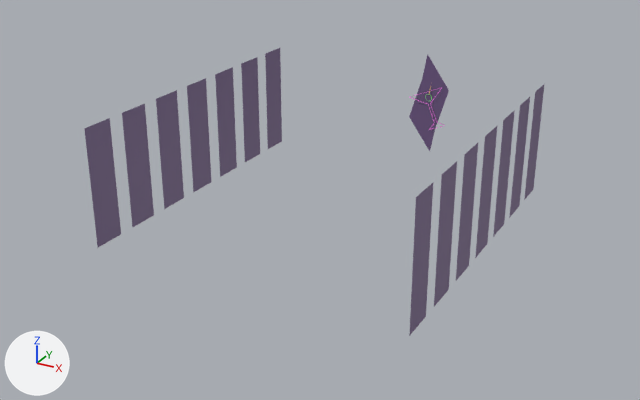
The FBX model Assets/Models/Crossing/Crossing_Buildings/Apartments/Bar/Bar_Detail.fbx, before and after one commit.
Camera for both pictures: a 50 mm camera at (11.47, -21.35, 14.35) aimed at (-0.54, 0.49, 3.43). Arrows for +X, +Y and +Z are at lower left; the lights stay in place. Where no turn or scale is listed for an object, it has been applied to the vertices.

The first picture shows 'Bar_Detail'.
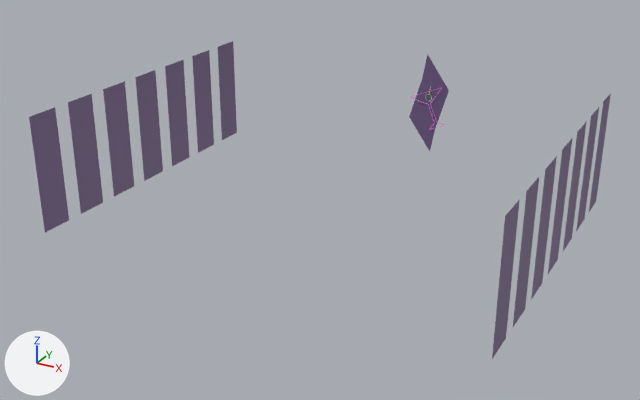
Commit message: Bar update

Boxes [x1, y1, x2, y2] around the edits, measured in the pictures (640 x 400 px; the box of a moved part takes in the faces that stretch with it):
'Bar_Detail', reshaped (26% wider, 10% taller)
    before: [84, 48, 544, 336]
    after: [29, 41, 611, 359]
part 1 of me_mesh, moved or reshaped
    before: [265, 48, 282, 149]
    after: [218, 41, 237, 140]
part 2 of me_mesh, moved or reshaped
    before: [241, 57, 260, 162]
    after: [192, 50, 214, 153]
part 3 of me_mesh, moved or reshaped
    before: [215, 67, 237, 177]
    after: [165, 60, 189, 166]
part 4 of me_mesh, moved or reshaped
    before: [187, 78, 211, 192]
    after: [135, 70, 163, 181]
part 5 of me_mesh, moved or reshaped
    before: [156, 90, 184, 209]
    after: [103, 81, 134, 196]
part 6 of me_mesh, moved or reshaped
    before: [122, 104, 154, 227]
    after: [68, 94, 103, 214]
part 7 of me_mesh, moved or reshaped
    before: [84, 118, 121, 247]
    after: [29, 107, 69, 233]
part 8 of me_mesh, moved or reshaped
    before: [524, 85, 544, 200]
    after: [589, 93, 611, 212]
part 9 of me_mesh, moved or reshaped
    before: [509, 97, 530, 218]
    after: [576, 107, 599, 231]
part 10 of me_mesh, moved or reshaped
    before: [493, 110, 515, 237]
    after: [563, 121, 587, 251]
part 11 of me_mesh, moved or reshaped
    before: [475, 126, 497, 258]
    after: [548, 139, 572, 274]
part 12 of me_mesh, moved or reshaped
    before: [456, 143, 478, 280]
    after: [531, 156, 557, 300]
part 13 of me_mesh, moved or reshaped
    before: [434, 162, 457, 306]
    after: [513, 177, 539, 327]
part 14 of me_mesh, moved or reshaped
    before: [409, 183, 433, 336]
    after: [492, 199, 520, 359]

The change, as a diff of the scene's bpy script:
```diff
--- a/Assets/Models/Crossing/Crossing_Buildings/Apartments/Bar/Bar_Detail.fbx.py
+++ b/Assets/Models/Crossing/Crossing_Buildings/Apartments/Bar/Bar_Detail.fbx.py
@@ me_mesh @@
 me_mesh.from_pydata(...)  # 125 vertices, 89 faces; spans x -4.74..4.74, y -6.28..6.28, z -1.96..1.96
 # used by ob_bar_detail; location = (0.03, 1.44, 4.7)
+# me_mesh part 1: the loose piece of 4 vertices spanning x -4.74, y 2.72..3.71, z -1.57..1.96 is moved by (-2.0, 0.0, 0.0)
+# me_mesh part 2: the loose piece of 4 vertices spanning x -4.74, y 1.22..2.21, z -1.57..1.96 is moved by (-2.0, 0.0, 0.0)
+# me_mesh part 3: the loose piece of 4 vertices spanning x -4.74, y -0.28..0.71, z -1.57..1.96 is moved by (-2.0, 0.0, 0.0)
+# me_mesh part 4: the loose piece of 4 vertices spanning x -4.74, y -1.78..-0.79, z -1.57..1.96 is moved by (-2.0, 0.0, 0.0)
+# me_mesh part 5: the loose piece of 4 vertices spanning x -4.74, y -3.28..-2.29, z -1.57..1.96 is moved by (-2.0, 0.0, 0.0)
+# me_mesh part 6: the loose piece of 4 vertices spanning x -4.74, y -4.78..-3.79, z -1.57..1.96 is moved by (-2.0, 0.0, 0.0)
+# me_mesh part 7: the loose piece of 4 vertices spanning x -4.74, y -6.28..-5.29, z -1.57..1.96 is moved by (-2.0, 0.0, 0.0)
+# me_mesh part 8: the loose piece of 4 vertices spanning x 4.74, y 2.72..3.71, z -1.57..1.96 is moved by (2.0, 0.0, 0.0)
+# me_mesh part 9: the loose piece of 4 vertices spanning x 4.74, y 1.22..2.21, z -1.57..1.96 is moved by (2.0, 0.0, 0.0)
+# me_mesh part 10: the loose piece of 4 vertices spanning x 4.74, y -0.28..0.71, z -1.57..1.96 is moved by (2.0, 0.0, 0.0)
+# me_mesh part 11: the loose piece of 4 vertices spanning x 4.74, y -1.78..-0.79, z -1.57..1.96 is moved by (2.0, 0.0, 0.0)
+# me_mesh part 12: the loose piece of 4 vertices spanning x 4.74, y -3.28..-2.29, z -1.57..1.96 is moved by (2.0, 0.0, 0.0)
+# me_mesh part 13: the loose piece of 4 vertices spanning x 4.74, y -4.78..-3.79, z -1.57..1.96 is moved by (2.0, 0.0, 0.0)
+# me_mesh part 14: the loose piece of 4 vertices spanning x 4.74, y -6.28..-5.29, z -1.57..1.96 is moved by (2.0, 0.0, 0.0)
 me_mesh.materials.append(mat_lambert5)
```
